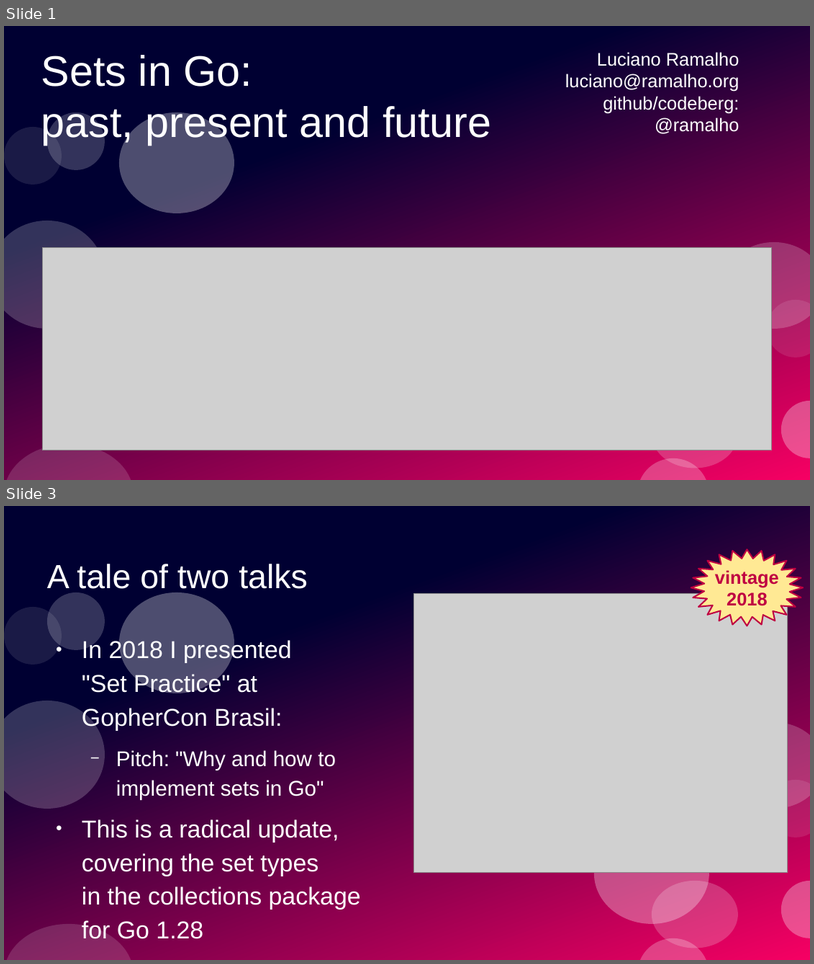
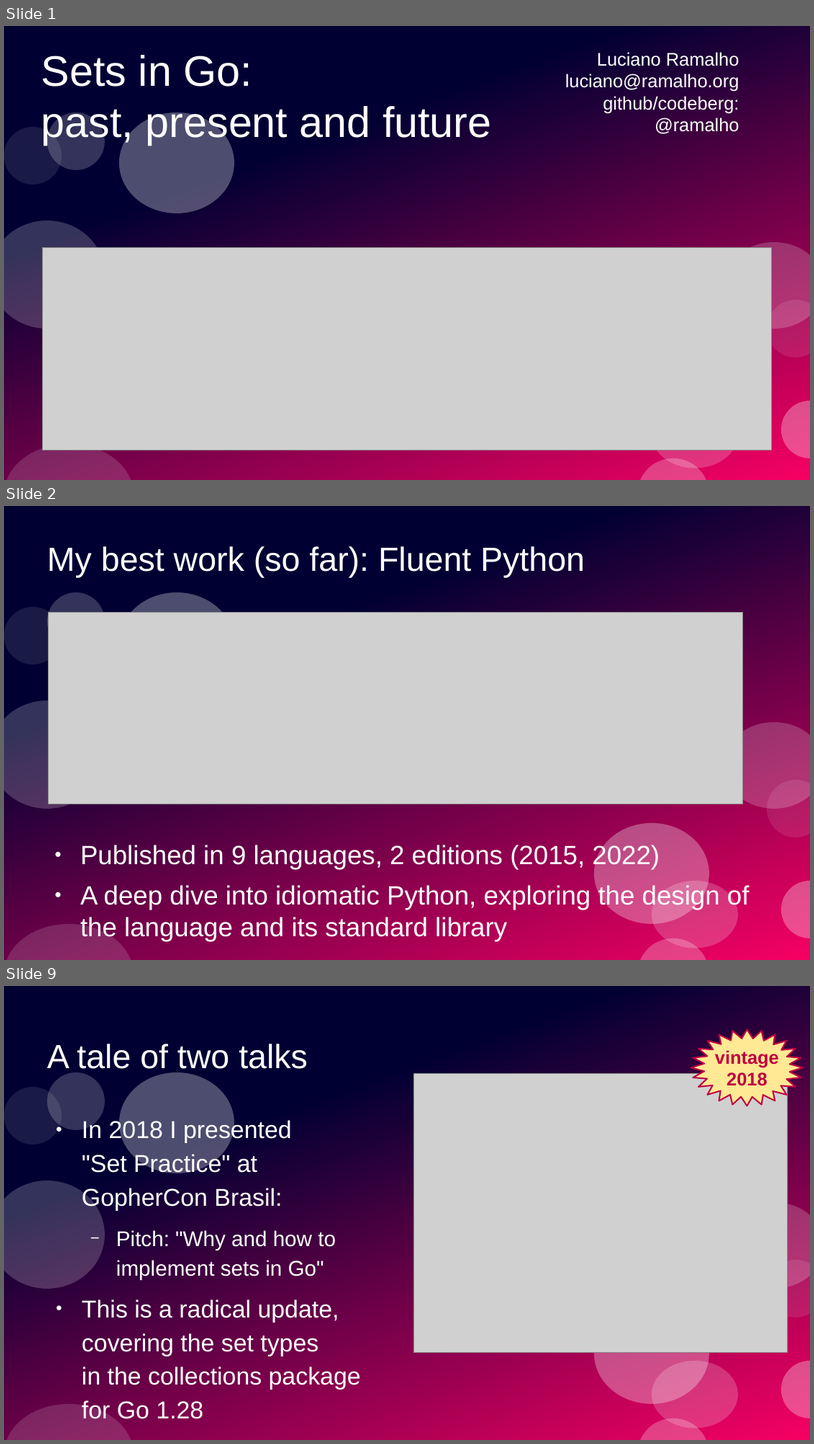
Before and after one commit to ramalho/sets-in-go, a slide deck: sets-in-go.odp. Shown one above the other, each under a label of ours: slides 1 and 3 before the commit, slides 1, 2 and 9 after it; the slides between them are not shown. The pictures are 814x964 and 814x1444 pixels, drawn with LibreOffice and Linux fonts; fonts in the diff are those of the drawing; grey boxes stand for pictures. Boxes give left, top, right and bottom in pixels: in the first picture for what was removed or moved away, otherwise in the second. Text is boxed around its words. In the diff, an @@ line names an element or a change of style, - is before the commit and + after.

```diff
--- a/sets-in-go.odp
+++ b/sets-in-go.odp
@@ slide 2 added at (x1=4, y1=506, x2=810, y2=960), background #FFFFFF; not listed: 12 template elements that a slide beside it also shows @@
@@ title added at (x1=47, y1=546, x2=585, y2=577), 33 pt, text #FFFFFF @@
+My best work (so far): Fluent Python
@@ picture added at (x1=49, y1=612, x2=744, y2=804) @@
@@ text added at (x1=80, y1=843, x2=750, y2=941), 26 pt, text #FFFFFF @@
+● Published in 9 languages, 2 editions (2015, 2022)
+● A deep dive into idiomatic Python, exploring the design of the language and its standard library
@@ what was slide 3 is now slide 9 @@
```
Also in this commit, not shown: 1 slide changed, 5 other slides added, 1 other file.
